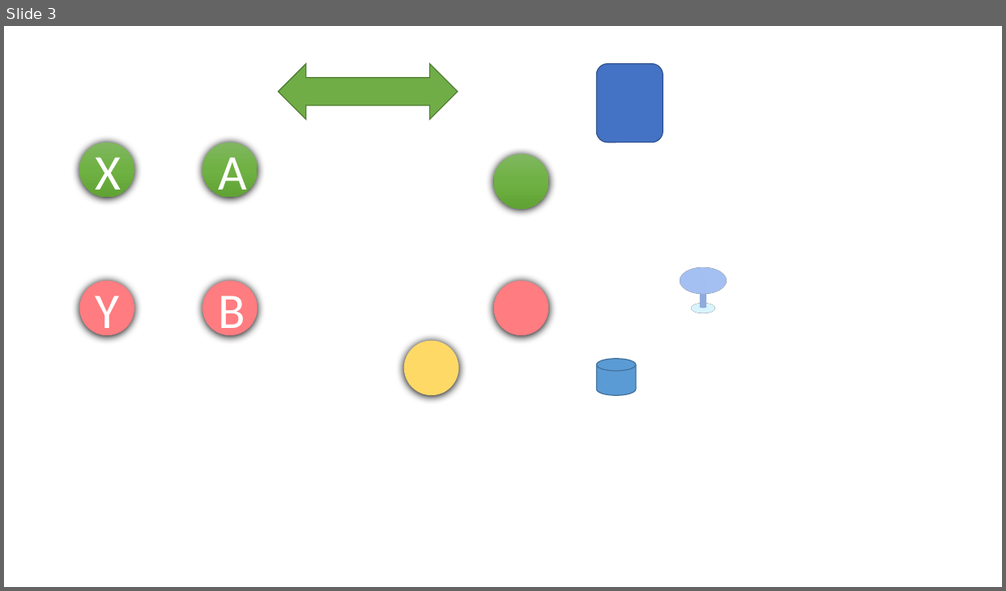
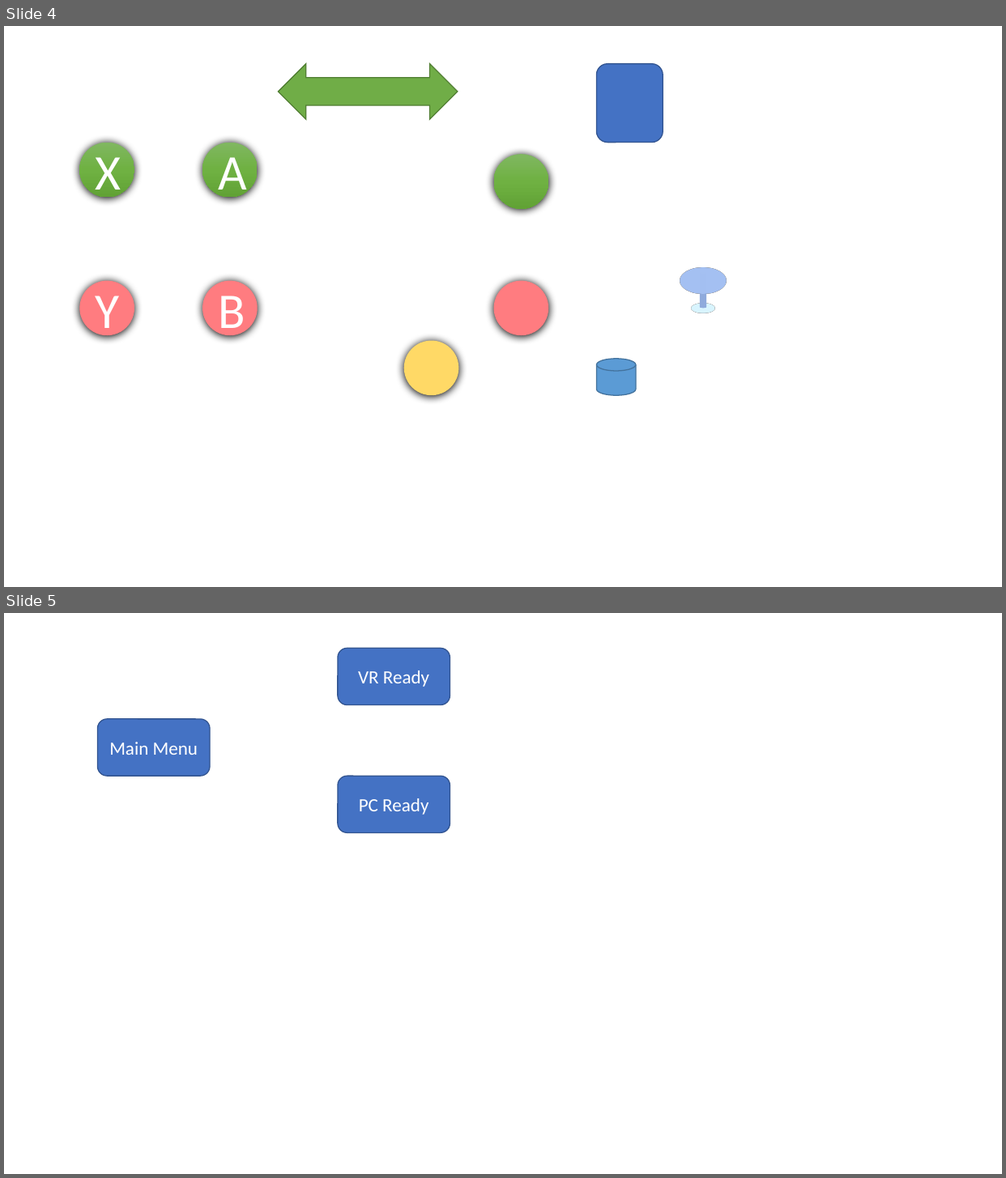
Before and after one commit to dyzsunson/BunnyBall_VR, a slide deck: Document/Rabbit_Tutorial.pptx. Shown one above the other, each under a label of ours: slide 3 before the commit, slides 4 and 5 after it. The pictures are 1006x591 and 1006x1178 pixels, drawn with LibreOffice and Linux fonts; fonts in the diff are those of the drawing. Boxes give left, top, right and bottom in pixels: in the first picture for what was removed or moved away, otherwise in the second. Text is boxed around its words. In the diff, an @@ line names an element or a change of style, - is before the commit and + after.

```diff
--- a/Document/Rabbit_Tutorial.pptx
+++ b/Document/Rabbit_Tutorial.pptx
@@ slide 5 added at (4, 613, 1002, 1174), background #FFFFFF @@
@@ rounded rectangle added at (338, 648, 450, 705), fill #4472C4, outline #325491 1 pt, 18 pt, text #FFFFFF @@
+VR Ready
@@ rounded rectangle added at (98, 719, 210, 776), fill #4472C4, outline #325491 1 pt, 18 pt, text #FFFFFF @@
+Main Menu
@@ rounded rectangle added at (338, 776, 450, 833), fill #4472C4, outline #325491 1 pt, 18 pt, text #FFFFFF @@
+PC Ready
@@ what was slide 3 is now slide 4 @@
```
Also in this commit, not shown: 1 other slide added, 24 other files.
